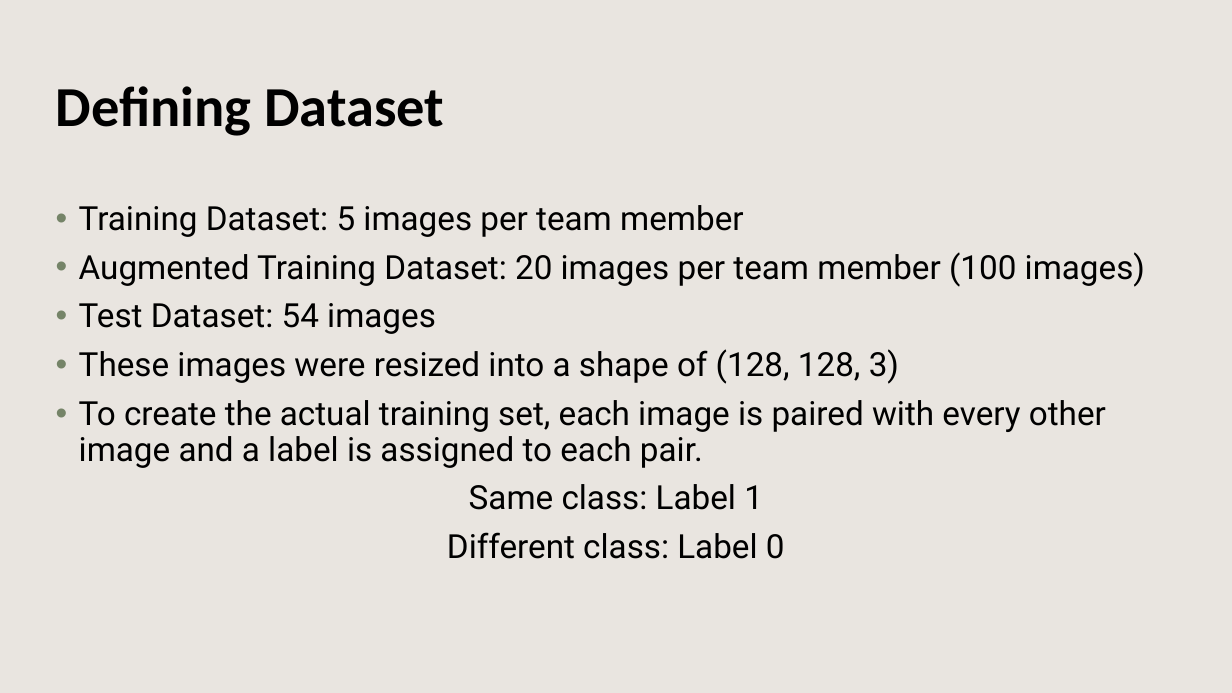
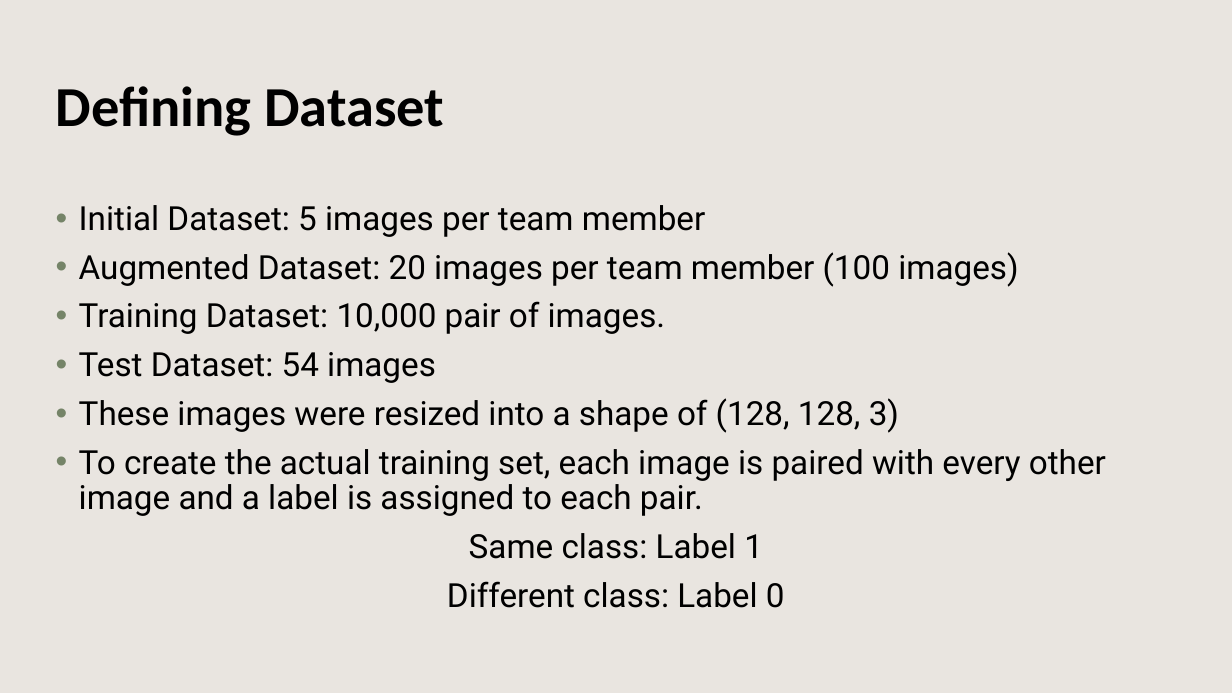
Before and after one commit to sanyam01/Enel645_FaceDetection_SiameseModel, a slide deck: slide 3 of Final_Presentation_group03.pptx. Drawn at 1232x693 pixels with LibreOffice and Linux fonts; fonts in the diff are those of the drawing; background and template pictures are left out. Boxes give left, top, right and bottom in pixels: in the first picture for what was removed or moved away, otherwise in the second. Text is boxed around its words. In the diff, an @@ line names an element or a change of style, - is before the commit and + after.

```diff
--- a/Final_Presentation_group03.pptx
+++ b/Final_Presentation_group03.pptx
@@ text at box(79, 205, 1018, 334): text changed @@
-• Training Dataset: 5 images per team member
-• Augmented Training Dataset: 20 images per team member (100 images)
+• Initial Dataset: 5 images per team member
+• Augmented Dataset: 20 images per team member (100 images)
+• Training Dataset: 10,000 pair of images.
```
Also in this commit, not shown: 4 other slides changed, 2 other files.
